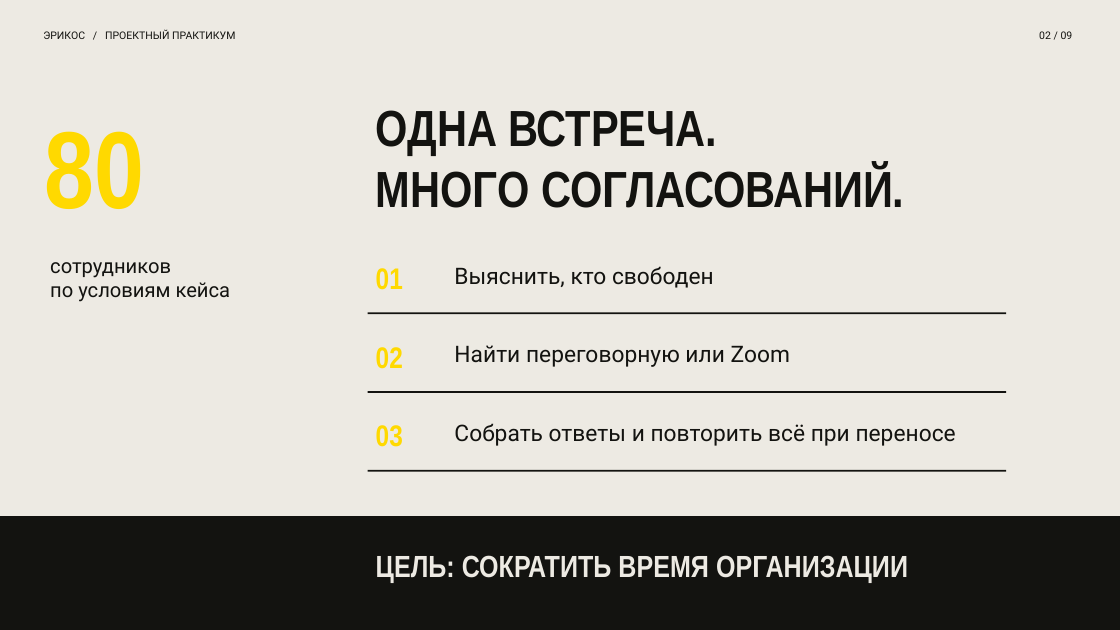
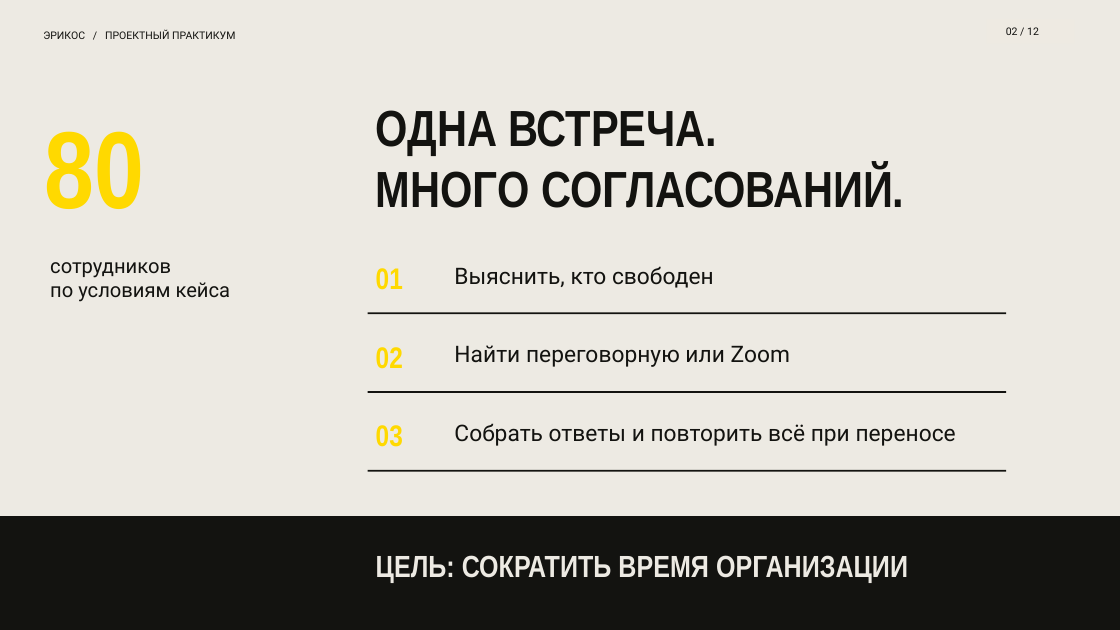
Before and after one commit to matveydurden/ericos-meetings-1c, a slide deck: slide 2 of presentation/kt1-presentation.pptx. Drawn at 1120x630 pixels with LibreOffice and Linux fonts; fonts in the diff are those of the drawing. Boxes give left, top, right and bottom in pixels: in the first picture for what was removed or moved away, otherwise in the second. Text is boxed around its words. In the diff, an @@ line names an element or a change of style, - is before the commit and + after.

```diff
--- a/presentation/kt1-presentation.pptx
+++ b/presentation/kt1-presentation.pptx
@@ rectangle added at <box>987,19,1075,44</box>, fill #EEEAE2 @@
@@ text at <box>1006,27,1039,35</box>: text changed; text colour #131310 to #11110F @@
-02 / 09
+02 / 12
```
Also in this commit, not shown: 7 other slides changed, 3 slides added, 10 other files.
